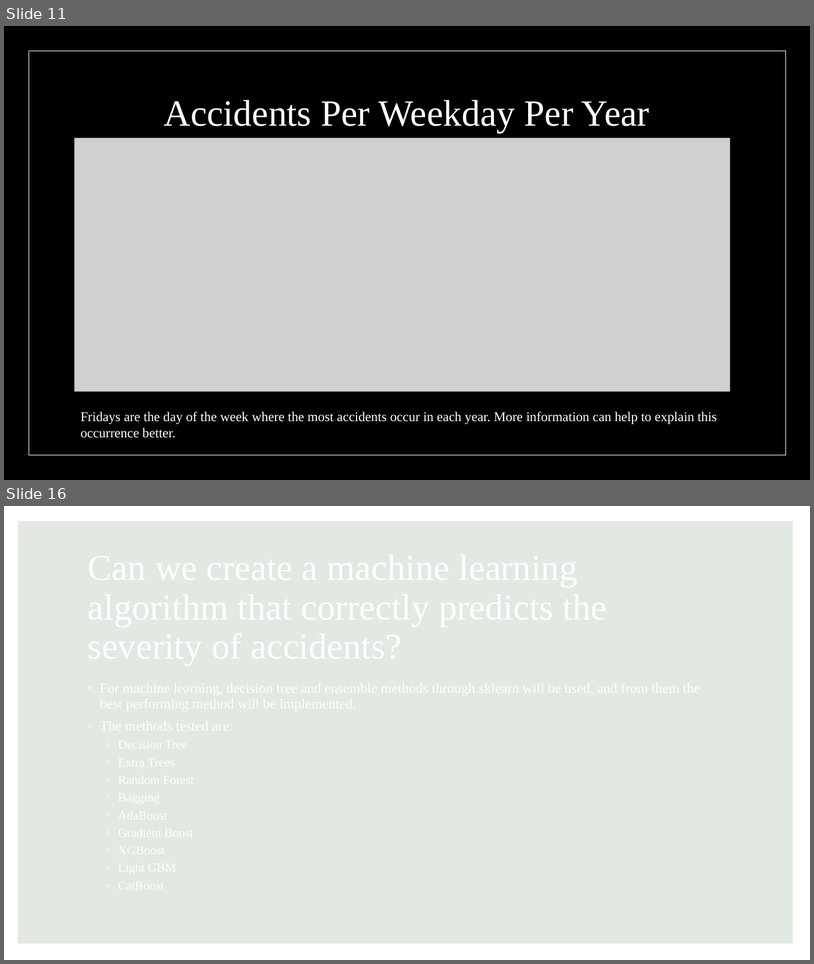
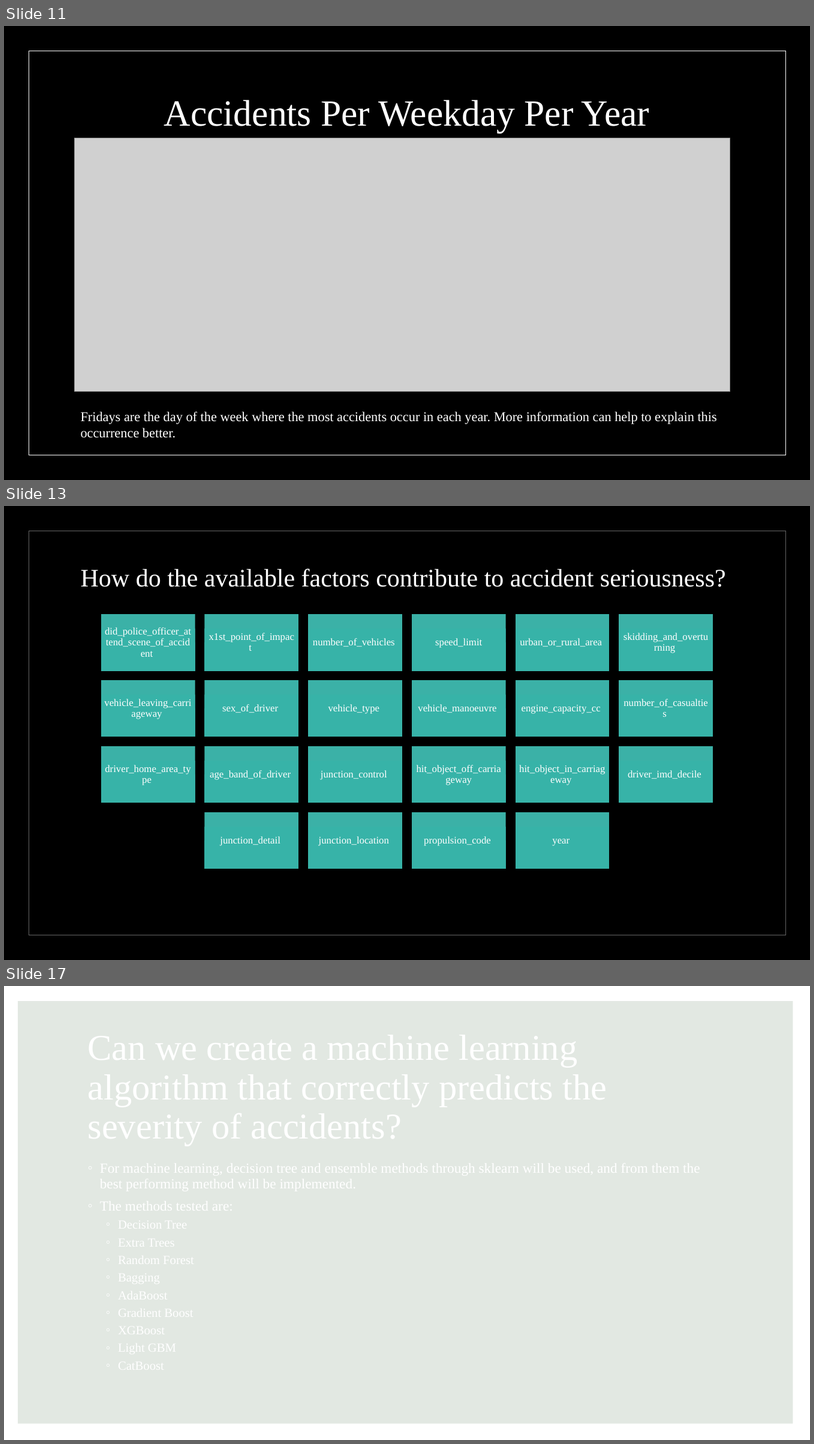
Before and after one commit to GenTaylor/Traffic-Accident-Analysis, a slide deck: Traffic Analysis and Severity Prediction.pptx. Shown one above the other, each under a label of ours: slides 11 and 16 before the commit, slides 11, 13 and 17 after it; the slides between them are not shown. The pictures are 814x964 and 814x1444 pixels, drawn with LibreOffice and Linux fonts; fonts in the diff are those of the drawing; grey boxes stand for pictures. Boxes give left, top, right and bottom in pixels: in the first picture for what was removed or moved away, otherwise in the second. Text is boxed around its words. In the diff, an @@ line names an element or a change of style, - is before the commit and + after.

```diff
--- a/Traffic Analysis and Severity Prediction.pptx
+++ b/Traffic Analysis and Severity Prediction.pptx
@@ slide 13 added at (x1=4, y1=506, x2=810, y2=960), background #000000; not listed: 2 template elements that a slide beside it also shows @@
@@ rectangle added at (x1=20, y1=522, x2=795, y2=944), fill #000000 at 60% opacity @@
@@ title added at (x1=81, y1=568, x2=726, y2=587), 30 pt, text #FFFFFF @@
+How do the available factors contribute to accident seriousness?
@@ group added at (x1=101, y1=614, x2=714, y2=868): 22 rectangles, 22 texts @@
+did_police_officer_attend_scene_of_accident
+x1st_point_of_impact
+number_of_vehicles
+speed_limit
+urban_or_rural_area
+skidding_and_overturning
+vehicle_leaving_carriageway
+sex_of_driver
+vehicle_type
+vehicle_manoeuvre
+engine_capacity_cc
+number_of_casualties
+driver_home_area_type
+age_band_of_driver
+junction_control
+hit_object_off_carriageway
+hit_object_in_carriageway
+driver_imd_decile
+junction_detail
+junction_location
+propulsion_code
+year
@@ what was slide 16 is now slide 17 @@
```
Also in this commit, not shown: 2 slides changed, 1 other slide added, 1 slide removed, 1 other file.
